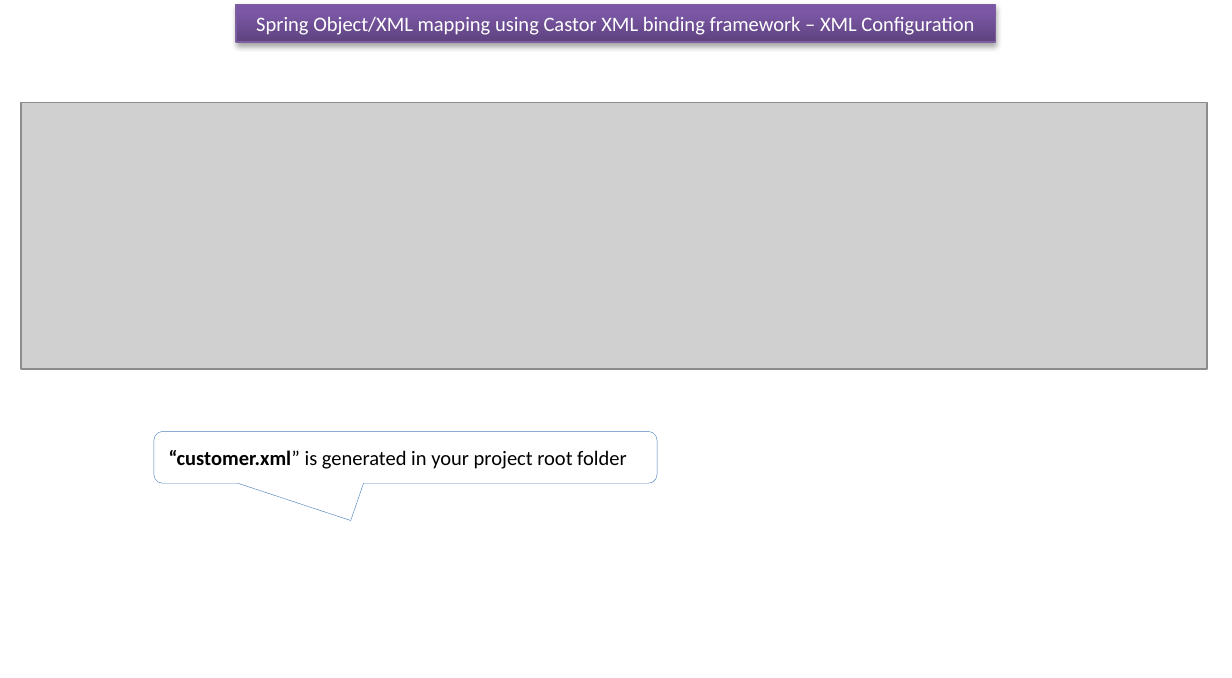
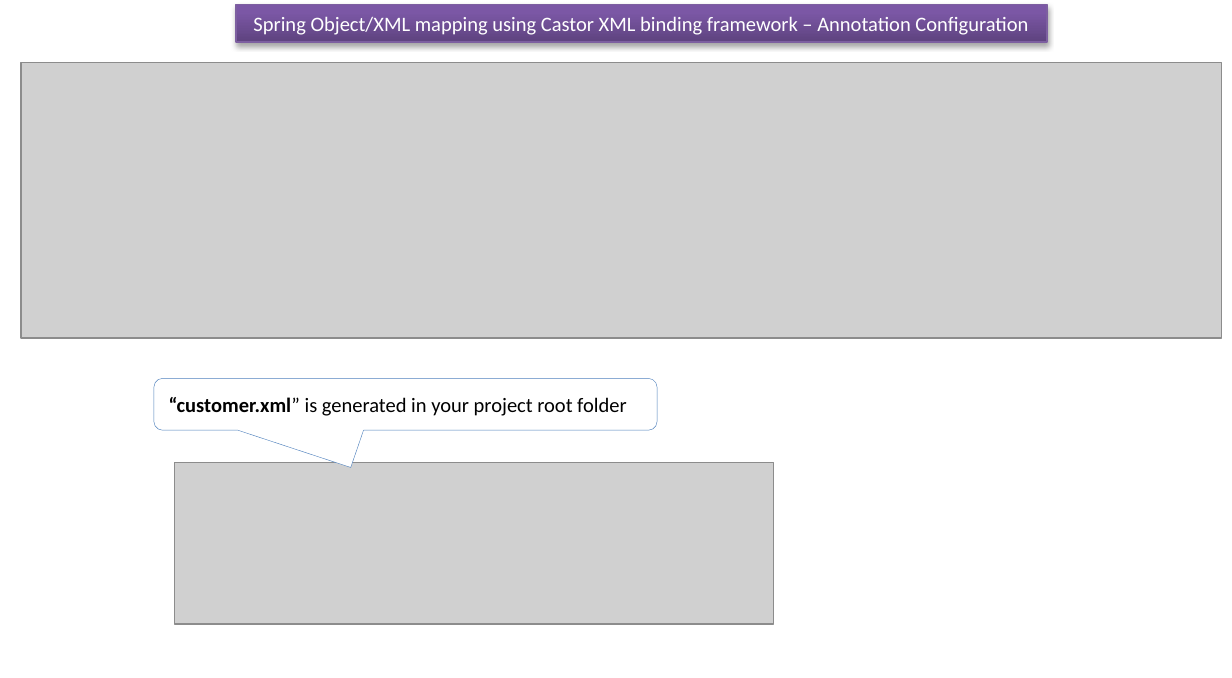
Before and after one commit to ramram43210/javaee, a slide deck: slide 8 of Later/Spring/14_Spring_Object_XML_Mapping/2/Spring Object XML mapping_castor_Annotation.pptx. Drawn at 1232x678 pixels with LibreOffice and Linux fonts; fonts in the diff are those of the drawing; grey boxes stand for pictures. Boxes give left, top, right and bottom in pixels: in the first picture for what was removed or moved away, otherwise in the second. Text is boxed around its words. In the diff, an @@ line names an element or a change of style, - is before the commit and + after.

```diff
--- a/Later/Spring/14_Spring_Object_XML_Mapping/2/Spring Object XML mapping_castor_Annotation.pptx
+++ b/Later/Spring/14_Spring_Object_XML_Mapping/2/Spring Object XML mapping_castor_Annotation.pptx
@@ rectangle "Spring Object/XML mapping using Castor ...": place and size @@
-rectangle "Spring Object/XML mapping using Castor ..." at [237,5,997,42]
+rectangle "Spring Object/XML mapping using Castor ..." at [237,5,1047,42]
@@ text in rectangle at [253,16,1028,35]: text changed @@
-Spring Object/XML mapping using Castor XML binding framework – XML Configuration
+Spring Object/XML mapping using Castor XML binding framework – Annotation Configuration
@@ picture: place and size @@
-picture at [21,102,1207,368]
+picture at [21,63,1222,338]
@@ rounded speech box "“customer.xml” is generated in your ...": place and size @@
-rounded speech box "“customer.xml” is generated in your ..." at [154,431,657,483]
+rounded speech box "“customer.xml” is generated in your ..." at [154,378,657,430]
@@ picture added at [175,462,774,623] @@
```
Also in this commit, not shown: 7 other slides changed, 23 other files.
